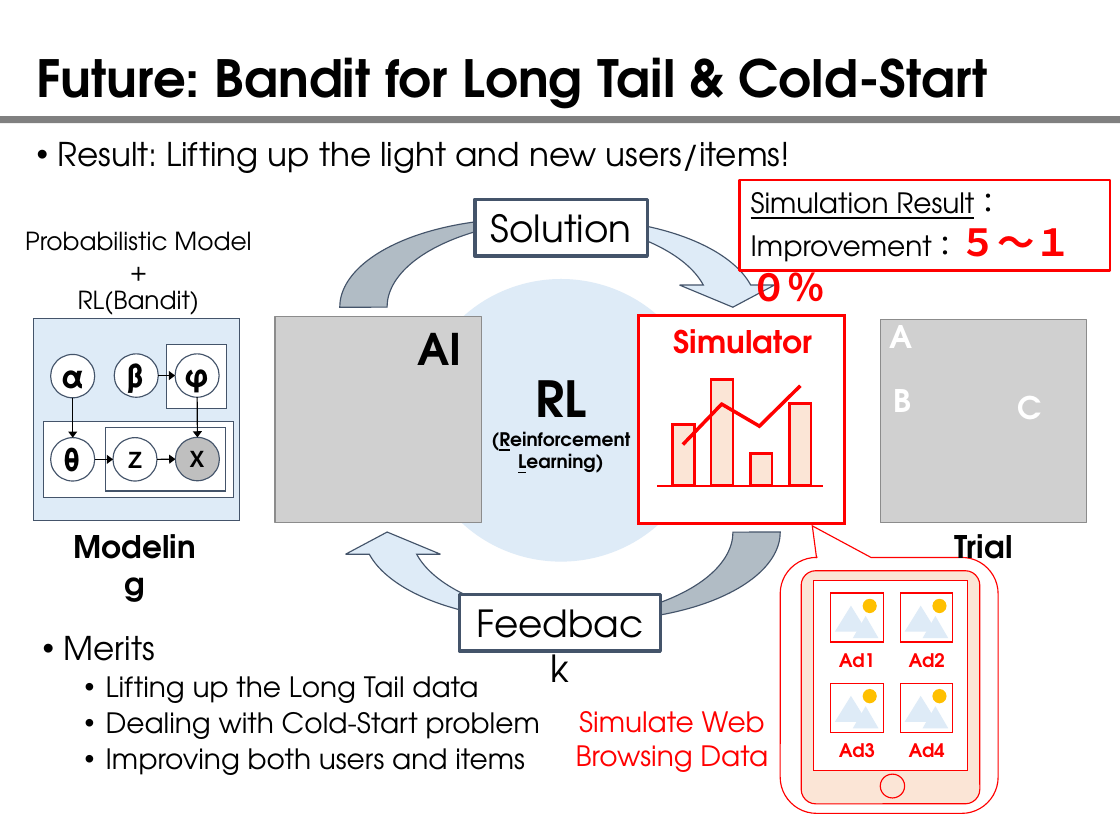
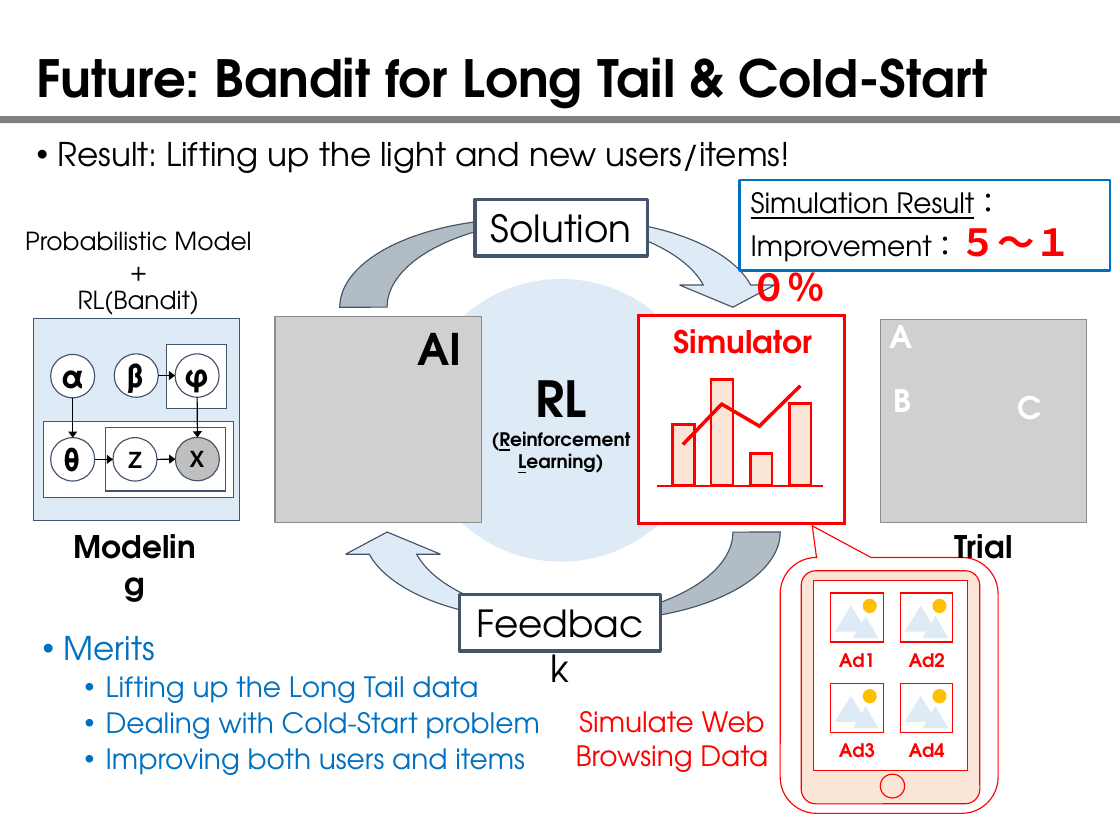
Before and after one commit to yangbin64/document, a slide deck: slide 10 of introduction.pptx (slide 8 before the commit). Drawn at 1120x840 pixels with LibreOffice and Linux fonts; fonts in the diff are those of the drawing; grey boxes stand for pictures. Boxes give left, top, right and bottom in pixels: in the first picture for what was removed or moved away, otherwise in the second. Text is boxed around its words. In the diff, an @@ line names an element or a change of style, - is before the commit and + after.

```diff
--- a/introduction.pptx
+++ b/introduction.pptx
@@ rectangle "Simulation Result：" at bbox=[739, 180, 1110, 271]: outline #FF0000 1.5 pt to #0070C0 1.5 pt @@
@@ text "Merits" at bbox=[106, 676, 540, 775]: text colour #000000 to #0070C0 @@
```
Also in this commit, not shown: 4 other slides changed, 2 slides added, 1 slide removed.
